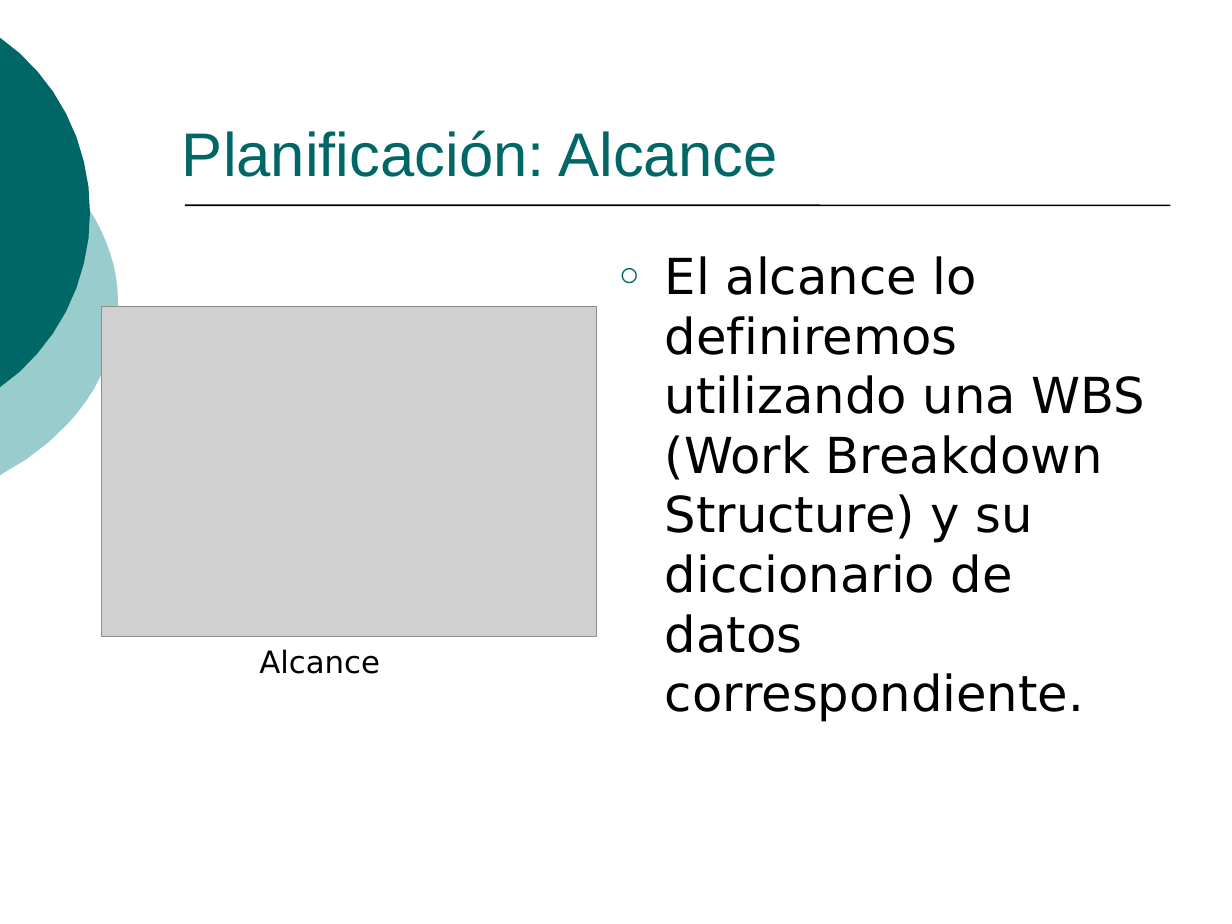
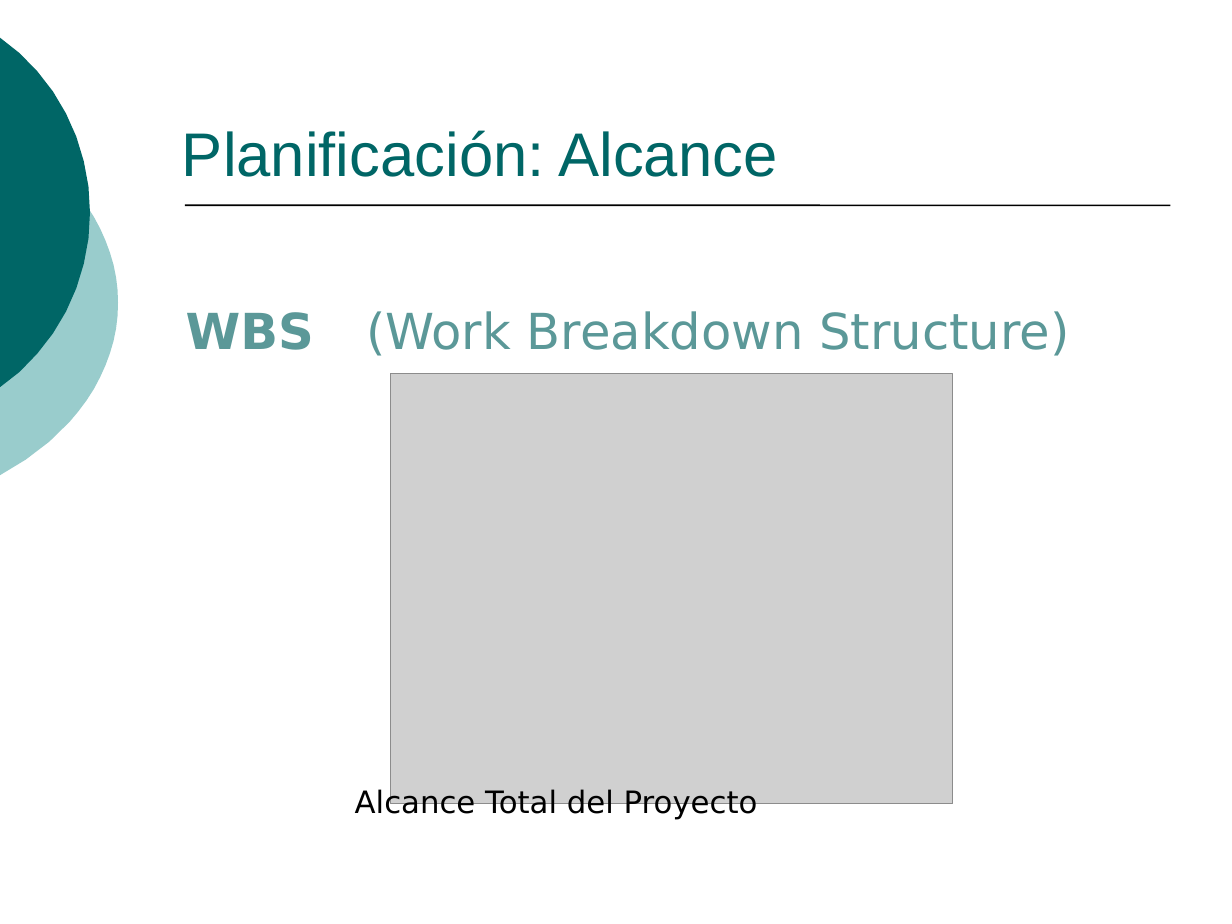
Before and after one commit to ingevy/taller-desarrollo-proyectos-ii-2do-2010, a slide deck: slide 6 of doc/presentaciones/Presentación inicial.ppt. Drawn at 1232x924 pixels with LibreOffice and Linux fonts; fonts in the diff are those of the drawing; grey boxes stand for pictures. Boxes give left, top, right and bottom in pixels: in the first picture for what was removed or moved away, otherwise in the second. Text is boxed around its words. In the diff, an @@ line names an element or a change of style, - is before the commit and + after.

Commit message:
Continuación adaptación presentación: Metodología - Herramientas - Alcance

```diff
--- a/doc/presentaciones/Presentación inicial.ppt
+++ b/doc/presentaciones/Presentación inicial.ppt
@@ text at (x1=186, y1=311, x2=1070, y2=356): text changed; text colour #000000 to #5B9898 @@
-○ El alcance lo definiremos utilizando una WBS (Work Breakdown Structure) y su diccionario de datos correspondiente.
+WBS (Work Breakdown Structure)
@@ picture resized from (x1=102, y1=307, x2=598, y2=637) to (x1=391, y1=373, x2=954, y2=803) @@
@@ text removed at (x1=259, y1=649, x2=380, y2=674) @@
-Alcance
@@ text added at (x1=355, y1=787, x2=758, y2=819), 18 pt, text #000000 @@
+Alcance Total del Proyecto
```
Also in this commit, not shown: 2 other slides changed.
